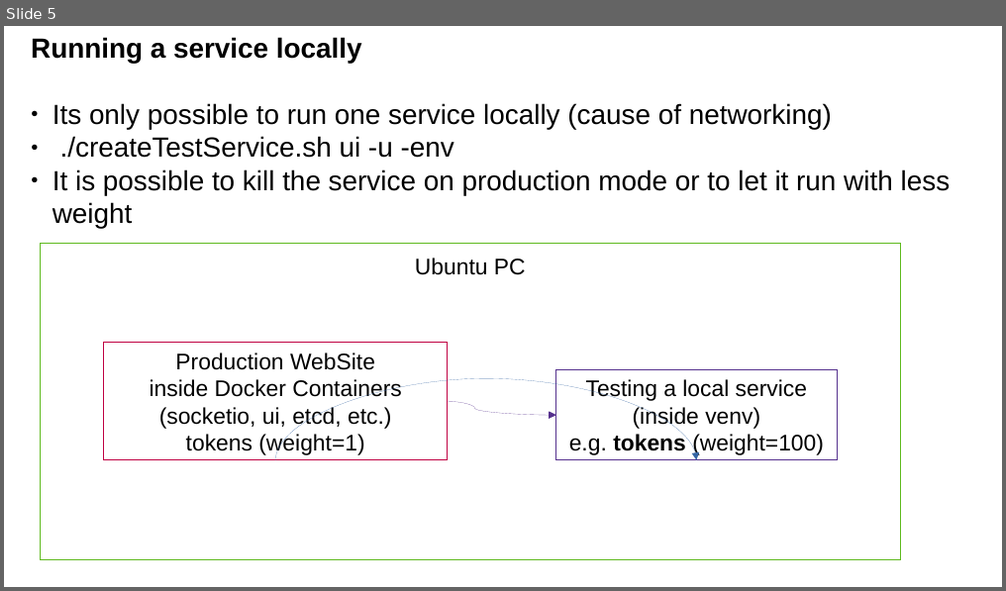
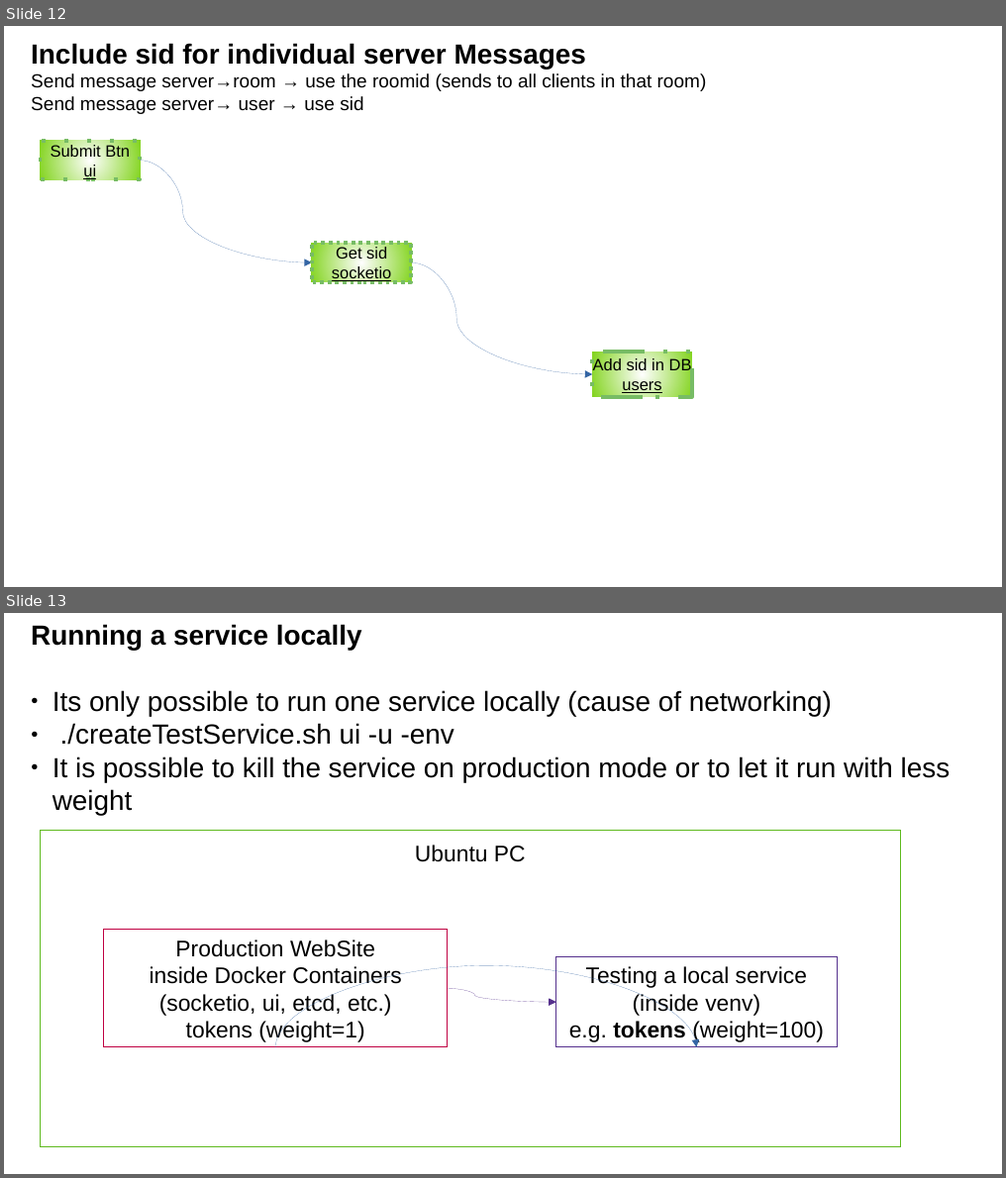
Before and after one commit to CesMak/microflack_admin, a slide deck: docu/praesi.odp. Shown one above the other, each under a label of ours: slide 5 before the commit, slides 12 and 13 after it. The pictures are 1006x591 and 1006x1178 pixels, drawn with LibreOffice and Linux fonts; fonts in the diff are those of the drawing. Boxes give left, top, right and bottom in pixels: in the first picture for what was removed or moved away, otherwise in the second. Text is boxed around its words. In the diff, an @@ line names an element or a change of style, - is before the commit and + after.

```diff
--- a/docu/praesi.odp
+++ b/docu/praesi.odp
@@ slide 12 added at (4, 26, 1002, 587), background #FFFFFF @@
@@ text added at (31, 43, 707, 114), 15 pt, text #000000 @@
+Include sid for individual server Messages
+Send message server→room → use the roomid (sends to all clients in that room)
+Send message server→ user → use sid
@@ rectangle added at (41, 141, 140, 179), fill gradient #81D41A, outline #77BC65 3 pt, 13 pt, text #000000 @@
+Submit Btn
+ui
@@ curved arrow added from (140, 160) to (312, 264), #3465A4 0 pt @@
@@ rectangle added at (312, 244, 412, 282), fill gradient #81D41A, outline #77BC65 3 pt dashed, 13 pt, text #000000, underline @@
+Get sid
+socketio
@@ curved arrow added from (412, 264) to (593, 374), #3465A4 0 pt @@
@@ rectangle added at (593, 352, 692, 397), fill gradient #81D41A, outline #77BC65 3 pt, 13 pt, text #000000 @@
+Add sid in DB
+users
@@ what was slide 5 is now slide 13 @@
```
Also in this commit, not shown: 3 slides changed, 8 other slides added, 1 slide removed, 8 other files.
